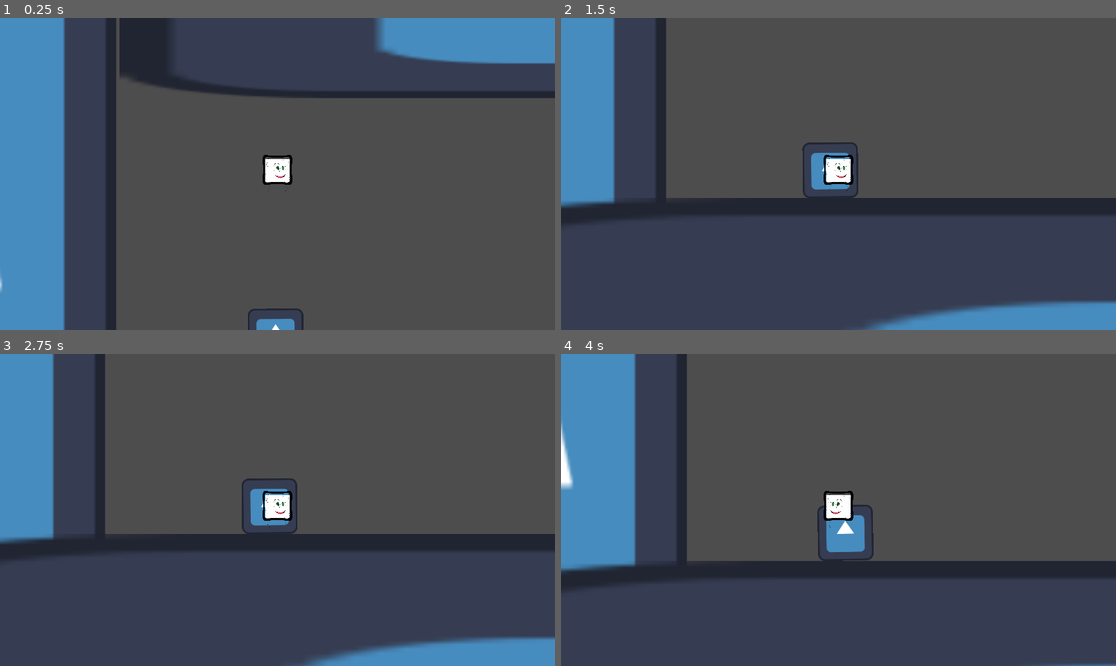
Above: before the commit, frames 1-4 (two rows, left to right).
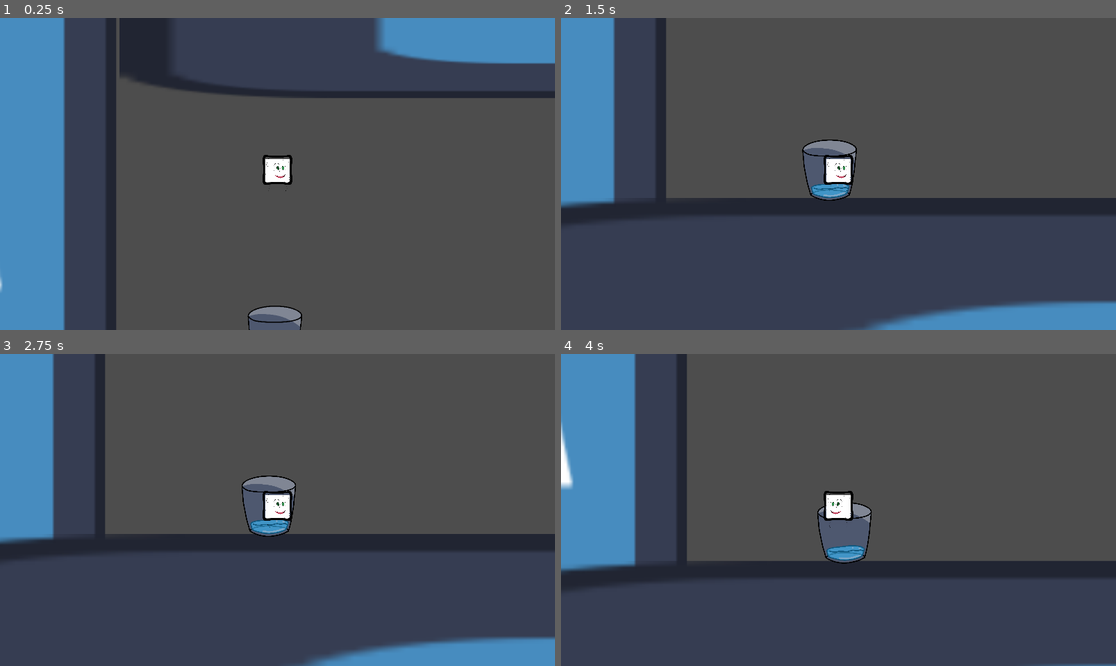
Above: after the commit, the same moments.

Repository: jacob-w-bonner/GGJ-2026
Game: Godot game, scene res://Scenes/Level 1 Rough.tscn
Two runs of this game, one before a commit and one after it. Both use one fixed random seed, a clock stepped at 60 frames per second and the inputs below. The engine's default icon, where the game draws it, is replaced by a stand-in: a white triangle on a blue panel in a dark square.
Inputs:
- Up to frame 1 (0.25 s): no input
- Up to frame 2 (1.5 s): tap Enter at 0.5 s; hold D (move_right) 0.53-1.28 s; hold J (absorb) 0.53-1.28 s; tap Space at 0.77 s; hold S (move_down) from 1.28 s (still down); tap J (absorb) at 1.35 s
- Up to frame 3 (2.75 s): tap Space at 1.52 s; release S (move_down) at 2.03 s; hold D (move_right) from 2.03 s (still down); hold K (equalize) from 2.03 s (still down); tap J (absorb) at 2.3 s
- Up to frame 4 (4 s): tap Space at 2.75, 3.02, 3.77 s; release D (move_right) at 2.78 s; release K (equalize) at 2.78 s; hold W (move_up) 2.78-3.53 s; tap L (splat) at 2.85 s; tap J (absorb) at 3.05 s; hold A (move_left) from 3.53 s (still down); hold J (absorb) from 3.53 s (still down)

The runs differ from the first frame. In frame 1, 0.7% of the frame differs, in the area x 44-55%, y 92-100%; in frame 2, 1.2%; in frame 3, 1.2%; in frame 4, 1.4%, in the area x 46-57%, y 47-68%.

Commit message:
Removed in progress sprite and added bucket sprite

Diff:
--- a/ggj-2026/Scenes/Level 1 Rough.tscn
+++ b/ggj-2026/Scenes/Level 1 Rough.tscn
@@ -2,12 +2,13 @@
 
 [ext_resource type="Texture2D" uid="uid://bycdlvhpt3vg" path="res://icon.svg" id="3_htomu"]
 [ext_resource type="PackedScene" uid="uid://dlb1vl8xplpsi" path="res://Scenes/Stool.tscn" id="4_4he20"]
-[ext_resource type="PackedScene" uid="uid://bbos4y4dwl6dq" path="res://Scenes/player_cells.tscn" id="4_dcevk"]
+[ext_resource type="PackedScene" uid="uid://bbos4y4dwl6dq" path="res://Scenes/player.tscn" id="4_dcevk"]
 [ext_resource type="PackedScene" uid="uid://dbohlvldq1gmi" path="res://Scenes/absorbable_colour_red.tscn" id="4_htomu"]
-[ext_resource type="PackedScene" uid="uid://dqwdji1dib54q" path="res://Scenes/absorbable_colour_green.tscn" id="5_4he20"]
+[ext_resource type="PackedScene" uid="uid://c10s8ssfdf2kn" path="res://Scenes/absorbable_colour_green.tscn" id="5_4he20"]
 [ext_resource type="Script" uid="uid://da8mcsv5ayli0" path="res://Scenes/player_camera.gd" id="5_aksks"]
-[ext_resource type="PackedScene" uid="uid://ca3erfbuk0kh3" path="res://Scenes/absorbable_colour_white.tscn" id="5_hirra"]
-[ext_resource type="PackedScene" path="res://Scenes/level_exit_door.tscn" id="8_hirra"]
+[ext_resource type="PackedScene" uid="uid://dwqtrhxe5oiob" path="res://Scenes/absorbable_colour_white.tscn" id="5_hirra"]
+[ext_resource type="Texture2D" uid="uid://h7qsl2nskq04" path="res://Assets/Bucket.png" id="8_7a54r"]
+[ext_resource type="PackedScene" uid="uid://duh7wknhj5uc4" path="res://Scenes/level_exit_door.tscn" id="8_hirra"]
 
 [sub_resource type="RectangleShape2D" id="RectangleShape2D_r3mym"]
 size = Vector2(128, 128)
@@ -193,7 +194,9 @@
 scale = Vector2(1, 0.65)
 
 [node name="Sprite2D" type="Sprite2D" parent="Placeables/Bucket" unique_id=2073573285]
-texture = ExtResource("3_htomu")
+rotation = 3.1415927
+scale = Vector2(0.13, 0.13)
+texture = ExtResource("8_7a54r")
 
 [node name="CollisionShape2D" type="CollisionShape2D" parent="Placeables/Bucket" unique_id=214252193]
 position = Vector2(-52, 0)
--- a/ggj-2026/Scenes/Level 3 Rough.tscn
+++ b/ggj-2026/Scenes/Level 3 Rough.tscn
@@ -41,11 +41,6 @@
 
 [node name="Tetris" type="Node2D" parent="Paintings" unique_id=2047016745]
 position = Vector2(0, -23)
-
-[node name="Tetris" type="Sprite2D" parent="Paintings/Tetris" unique_id=1442314297]
-position = Vector2(2201, 293)
-scale = Vector2(4, 5)
-texture = ExtResource("3_3pcwb")
 
 [node name="AbsorbableColour" parent="Paintings/Tetris" unique_id=1021615895 instance=ExtResource("5_b22bo")]
 position = Vector2(1978, 581)
Binary file added: ggj-2026/Assets/Bucket.png
Not shown, added: ggj-2026/Assets/Bucket.png.import
Not shown: 1 places in ggj-2026/Scenes/Level 3 Rough.tscn that only renumber resources
